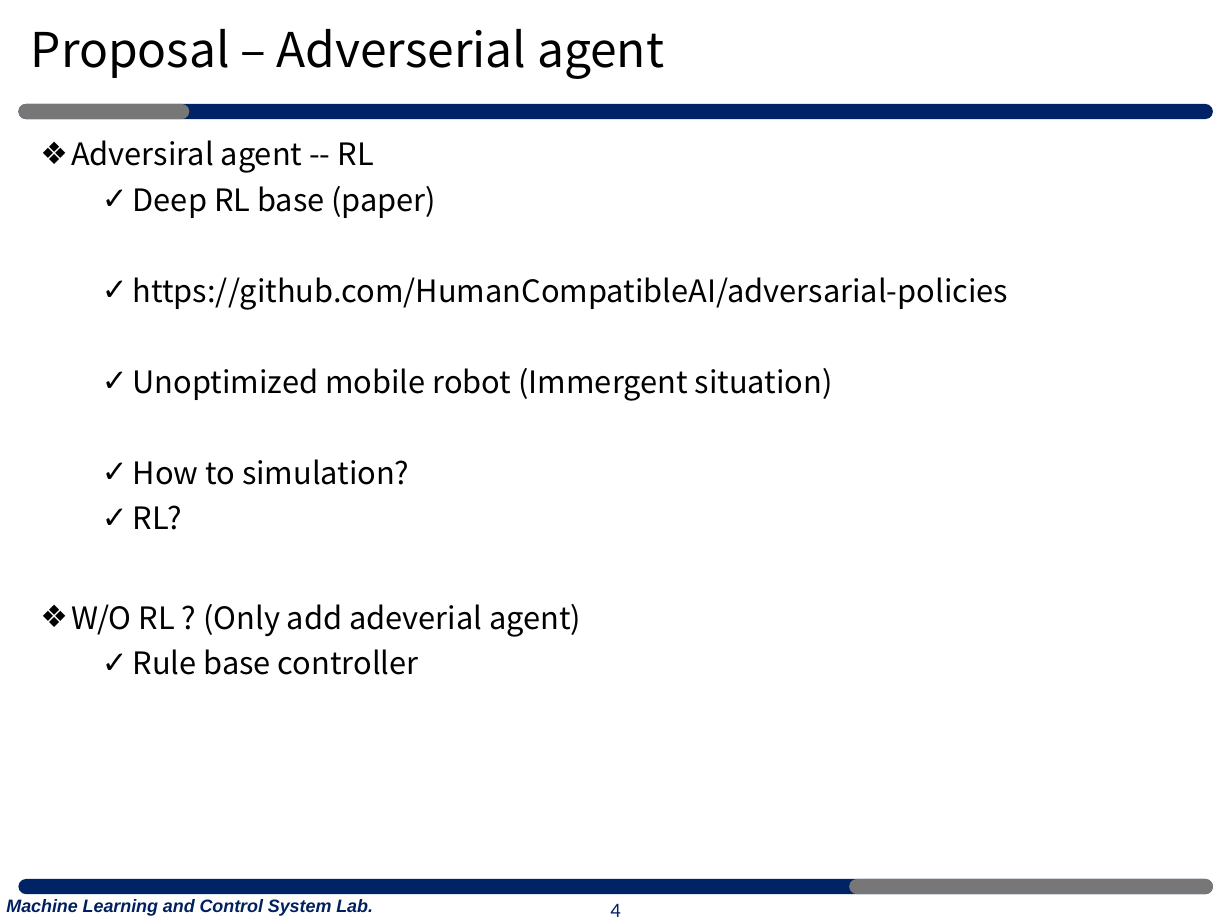
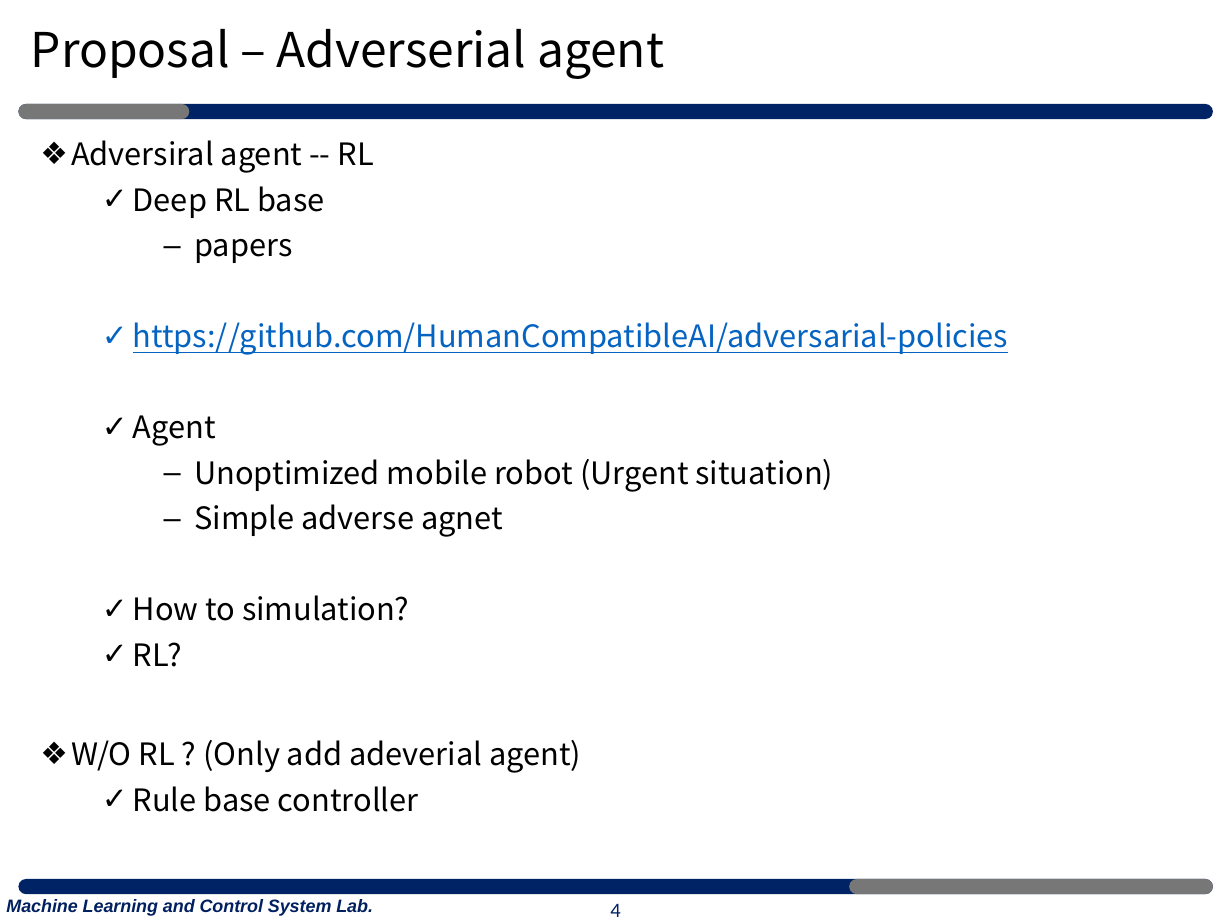
Before and after one commit to merschformann/RAWSim-O, a slide deck: slide 4 of MLP_Project/0402/210402_MLP_HWlee.pptx. Drawn at 1232x924 pixels with LibreOffice and Linux fonts; fonts in the diff are those of the drawing. Boxes give left, top, right and bottom in pixels: in the first picture for what was removed or moved away, otherwise in the second. Text is boxed around its words. In the diff, an @@ line names an element or a change of style, - is before the commit and + after.

Commit message:
Add proposal

```diff
--- a/MLP_Project/0402/210402_MLP_HWlee.pptx
+++ b/MLP_Project/0402/210402_MLP_HWlee.pptx
@@ text at [133, 186, 324, 263]: text changed @@
-  ✓ Deep RL base (paper)
+  ✓ Deep RL base
+    ‒ papers
@@ text at [133, 322, 1008, 355]: text colour #000000 to #0563C1, underline on in "https://github.com/HumanCompatibleAI/adversarial-policies" @@
@@ text at [133, 415, 834, 537]: text changed @@
-  ✓ Unoptimized mobile robot (Immergent situation)
+  ✓ Agent
+    ‒ Unoptimized mobile robot (Urgent situation)
+    ‒ Simple adverse agnet
```
Also in this commit, not shown: 1 other file.
